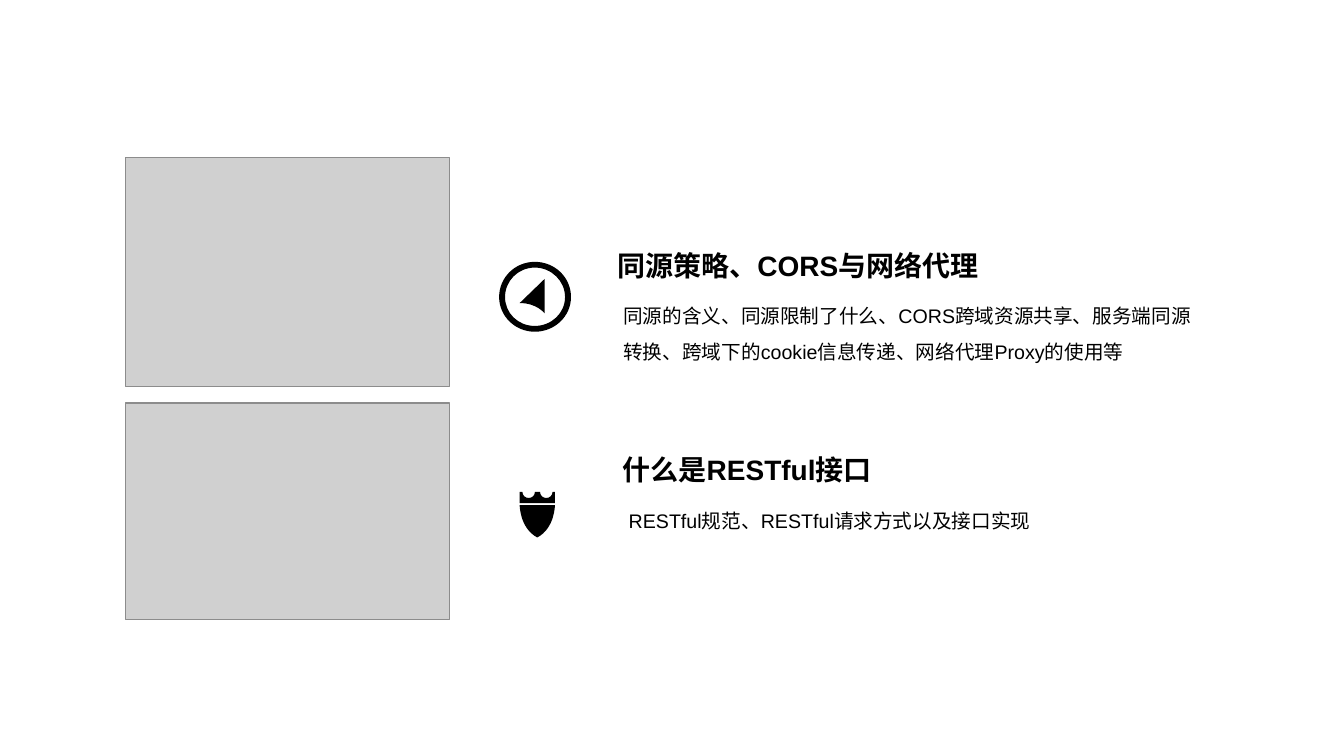
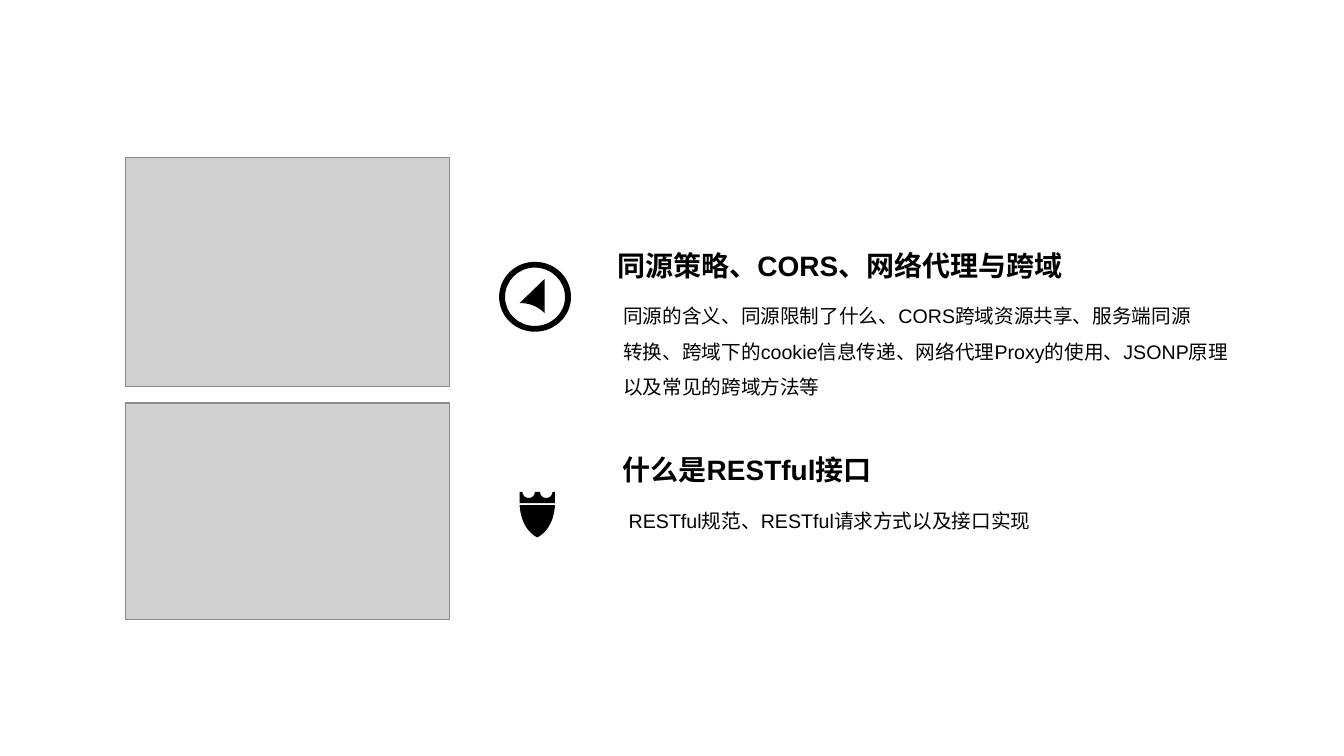
Before and after one commit to CowenZhengHao/ajax, a slide deck: slide 5 of 课件.pptx. Drawn at 1344x756 pixels with LibreOffice and Linux fonts; fonts in the diff are those of the drawing; grey boxes stand for pictures. Boxes give left, top, right and bottom in pixels: in the first picture for what was removed or moved away, otherwise in the second. Text is boxed around its words. In the diff, an @@ line names an element or a change of style, - is before the commit and + after.

```diff
--- a/课件.pptx
+++ b/课件.pptx
@@ text at [617,252,1063,279]: text changed @@
-同源策略、CORS与网络代理
+同源策略、CORS、网络代理与跨域
@@ text at [623,342,1228,363]: text changed @@
-转换、跨域下的cookie信息传递、网络代理Proxy的使用等
+转换、跨域下的cookie信息传递、网络代理Proxy的使用、JSONP原理以及常见的跨域方法等
```
Also in this commit, not shown: 5 other slides changed, 1 slide added, 1 other file.
